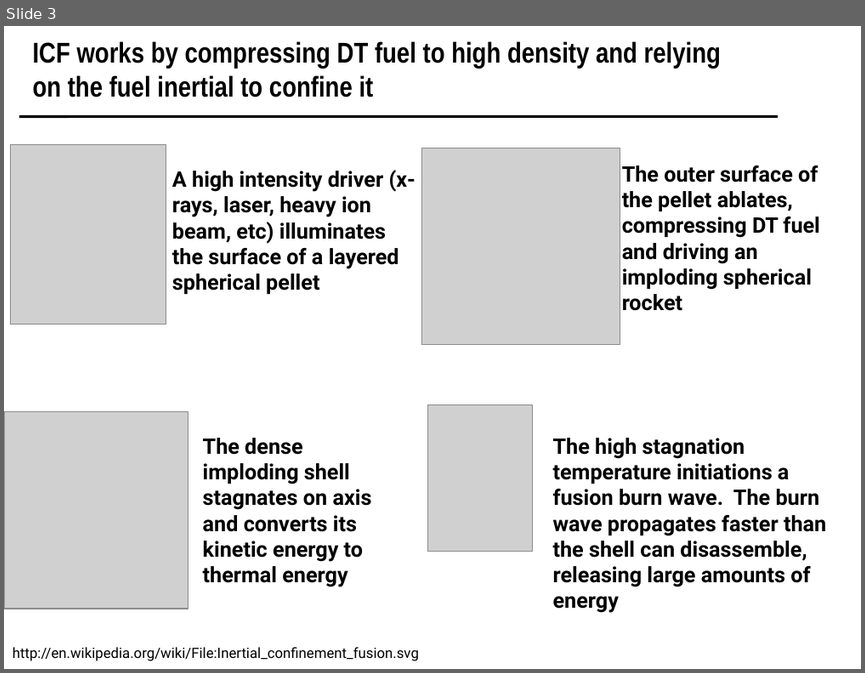
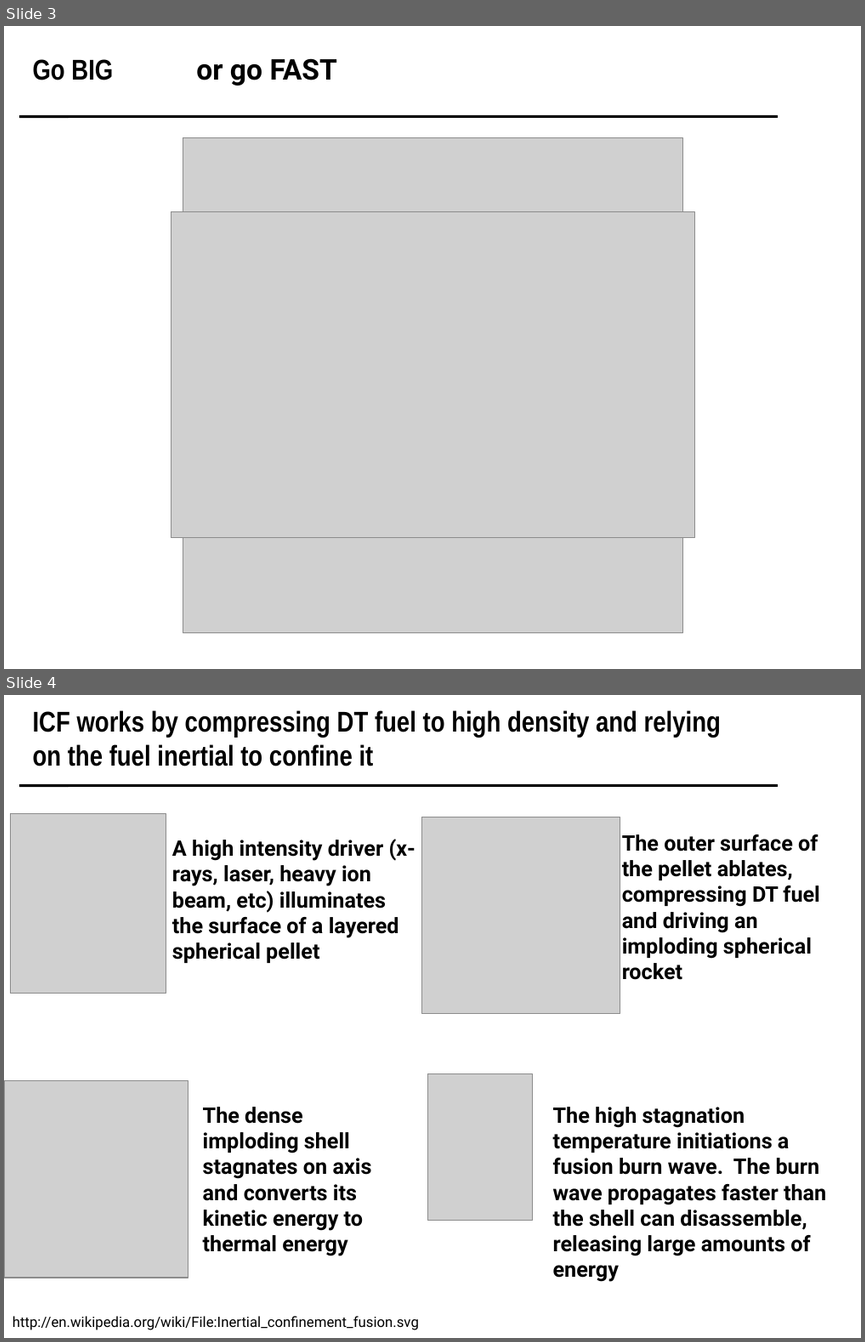
Before and after one commit to scipy-conference/scipy_proceedings, a slide deck: papers/koningterry/slides.pptx. Shown one above the other, each under a label of ours: slide 3 before the commit, slides 3 and 4 after it. The pictures are 865x673 and 865x1342 pixels, drawn with LibreOffice and Linux fonts; fonts in the diff are those of the drawing; grey boxes stand for pictures; background and template pictures are left out. Boxes give left, top, right and bottom in pixels: in the first picture for what was removed or moved away, otherwise in the second. Text is boxed around its words. In the diff, an @@ line names an element or a change of style, - is before the commit and + after.

```diff
--- a/papers/koningterry/slides.pptx
+++ b/papers/koningterry/slides.pptx
@@ slide 3 added at (4, 26, 861, 669), background #FFFFFF; not listed: 1 template element that a slide beside it also shows @@
@@ title added at (33, 59, 113, 80), 24 pt, text #000000, bold @@
+Go BIG
@@ text added at (196, 58, 337, 86), 24 pt, text #000000, bold @@
+or go FAST
@@ picture added at (183, 137, 682, 633) @@
@@ picture added at (171, 212, 694, 538) @@
@@ what was slide 3 is now slide 4 @@
```
Also in this commit, not shown: 7 slides changed, 1 other slide added.
